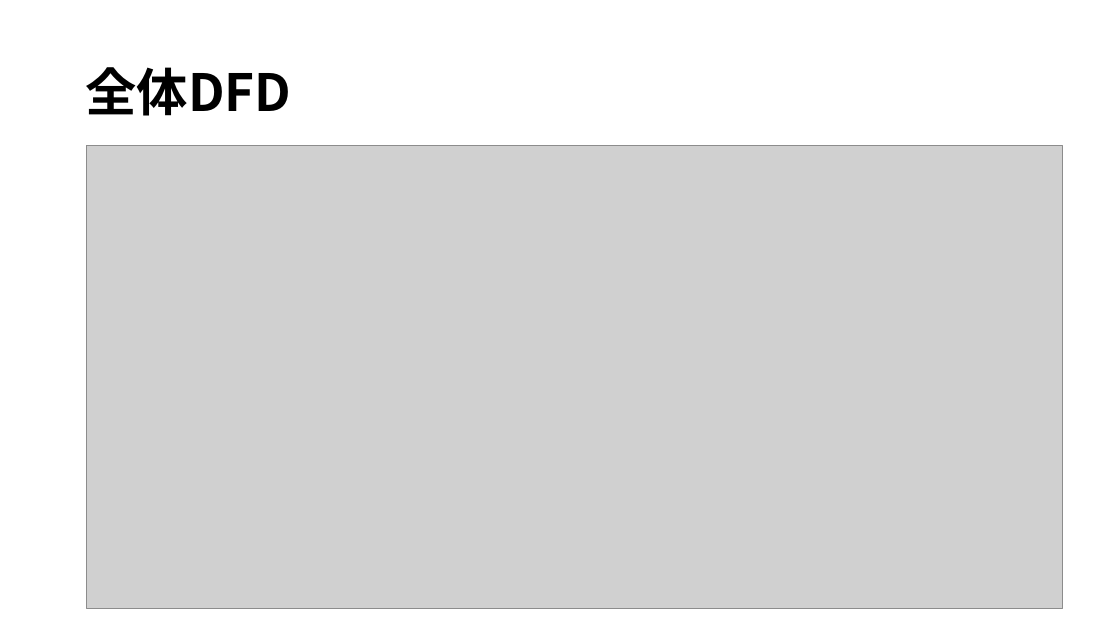
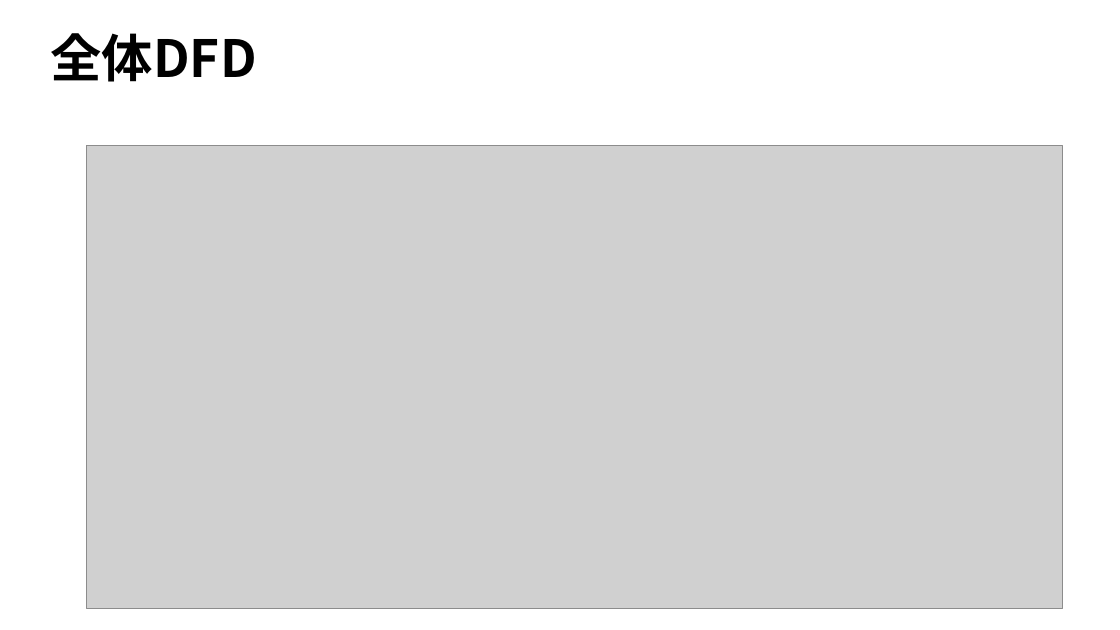
Before and after one commit to Yamanin3/system-devel, a slide deck: slide 5 of 企画発表プレゼンテーション.pptx. Drawn at 1120x630 pixels with LibreOffice and Linux fonts; fonts in the diff are those of the drawing; grey boxes stand for pictures; background and template pictures are left out. Boxes give left, top, right and bottom in pixels: in the first picture for what was removed or moved away, otherwise in the second. Text is boxed around its words. In the diff, an @@ line names an element or a change of style, - is before the commit and + after.

```diff
--- a/企画発表プレゼンテーション.pptx
+++ b/企画発表プレゼンテーション.pptx
@@ title "全体DFD": place and size @@
-title "全体DFD" at <box>85,67,291,116</box>
+title "全体DFD" at <box>51,33,257,82</box>
```
Also in this commit, not shown: 4 other slides changed.
